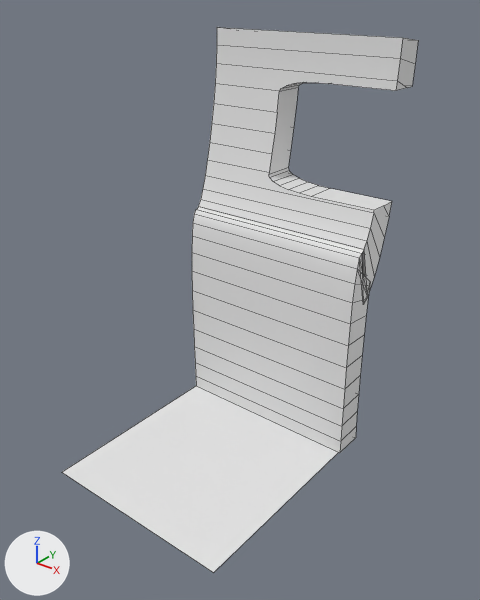
The FBX model Assets/Environnements/Mur_Porte_Sols/Origin/MurFenetre_Gauche.fbx, before and after one commit.
Camera for both pictures: a 50 mm lens placed at (5.67, -1.98, 4.45), pointed at (2.17, 2.38, 1.74). The lights are fixed; the arrows at lower left show +X, +Y and +Z. Mesh edges are drawn as thin lines.
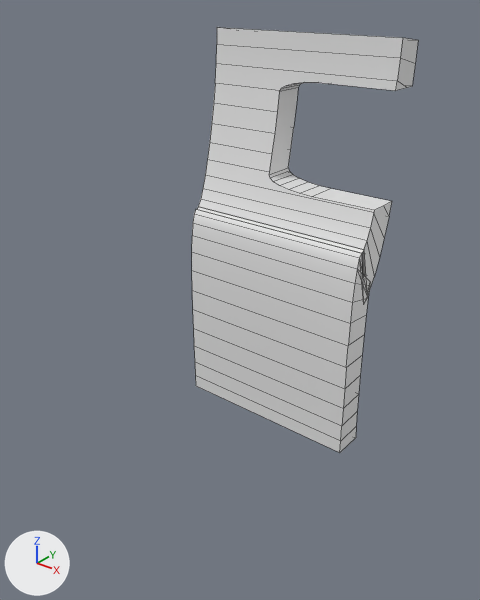
Where the change shows, as pixel boxes (x1, y1, x2, y2) in the pictures (480 x 600 px; the box of a moved part takes in the faces that stretch with it):
'Plane.003', reshaped (36% narrower, 22% shorter): before (62, 27, 418, 573); after (192, 27, 418, 452)
part 1 of me_plane_003, moved or reshaped: before (62, 376, 341, 573); after (196, 376, 341, 452)

The change, as a list of edits to the scene's bpy script:
```text
Change me_plane_003:
    where me_plane_003.from_pydata(...)  # 142 vertices, 90 faces; spans x -1.02..1.02, y -1.0..1.81, z 0.0..4.0
    used by ob_plane_003; location = (2.0, 2.0, 0.0)
    verts and faces of me_plane_003; kept vertices keep their numbers, new ones are numbered from 142
    before: 0 (-1.0, -1.0, 0.0) at pixel (61, 472), 1 (1.0, -1.0, 0.0) at pixel (213, 572), 2 (-1.0, 1.0, 0.0) at pixel (196, 385), 3 (1.0, 1.0, 0.0) at pixel (338, 452), 50 (-1.0, 1.0, 0.15) at pixel (195, 375)
    before: 52 (-1.0, 1.31, 0.01), 53 (-1.0, 1.0, 0.0) at pixel (196, 385), 90 (1.01, 1.0, 0.15) at pixel (340, 441), 92 (1.02, 1.31, 0.01) at pixel (355, 437), 93 (1.01, 1.0, 0.0) at pixel (339, 452)
    me_plane_003 part 1
    add delete_vertices([0, 1, 3, 53])  # with the faces that use them
    add faces += [(2, 52, 92, 93), (2, 93, 90, 50)]
```
